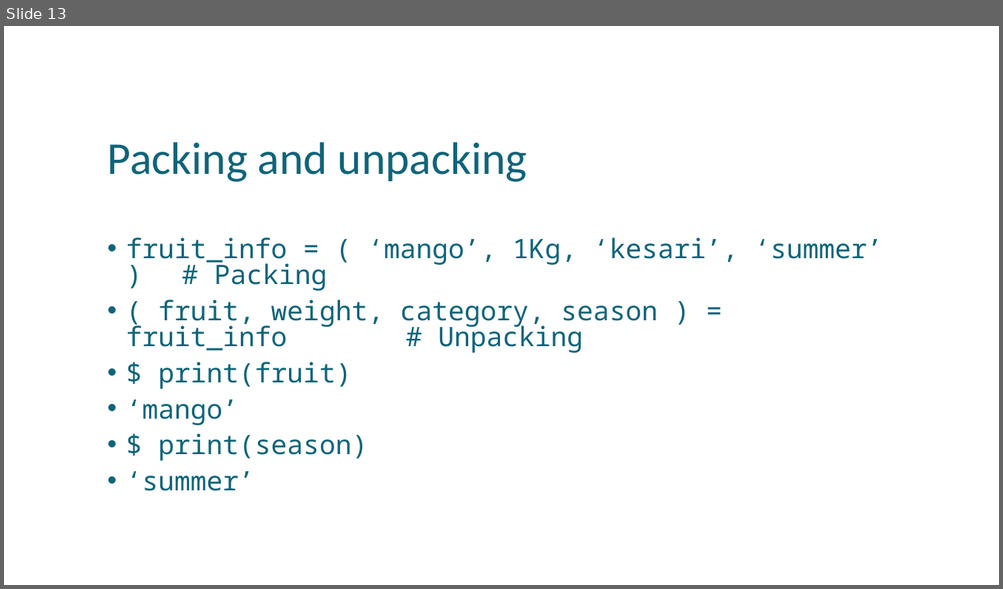
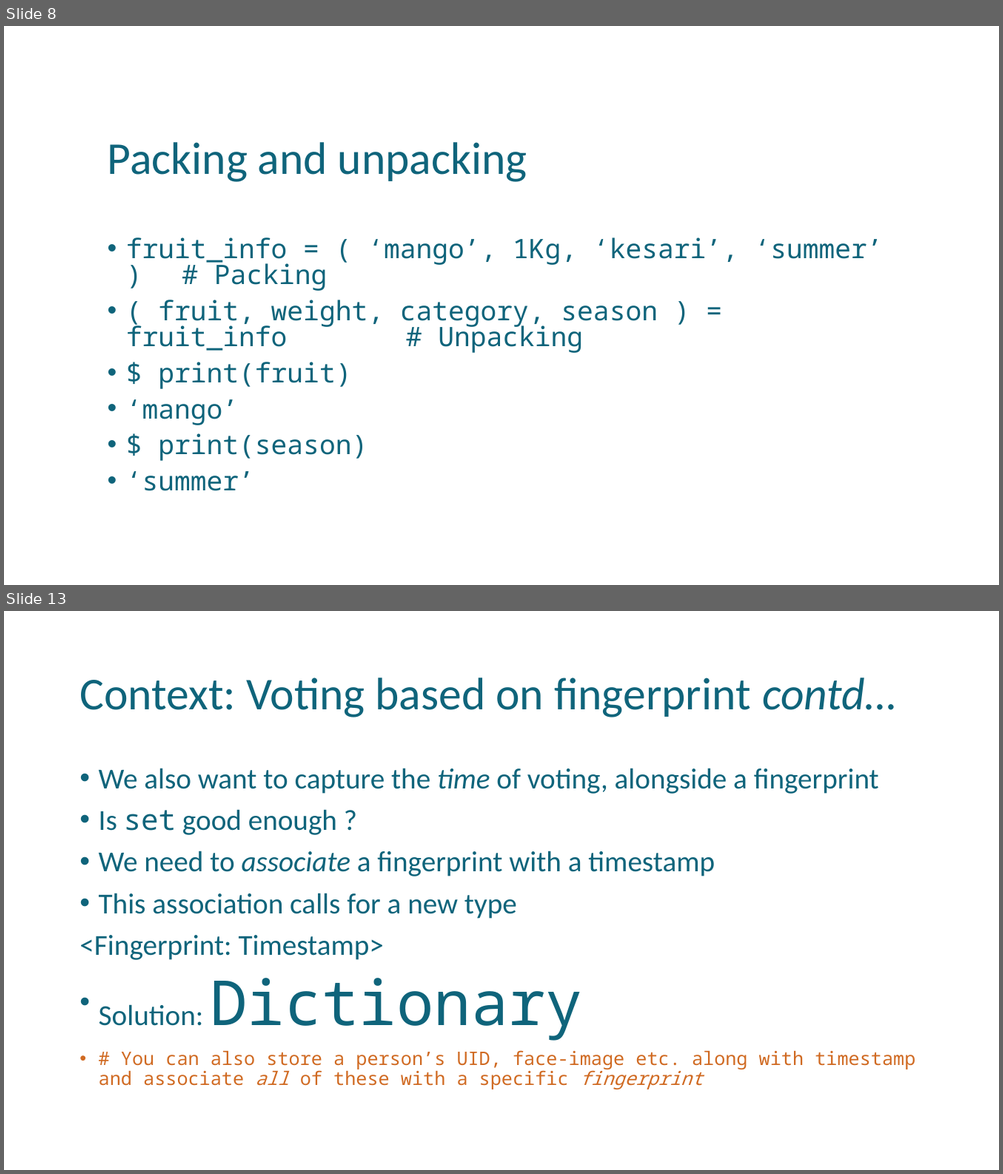
Before and after one commit to uday87j/teach_python, a slide deck: fundamentals/8-Dictionary, Tuple, Range.pptx. Shown one above the other, each under a label of ours: slide 13 before the commit, slides 8 and 13 after it; the slides between them are not shown. The pictures are 1003x589 and 1003x1174 pixels, drawn with LibreOffice and Linux fonts; fonts in the diff are those of the drawing. Boxes give left, top, right and bottom in pixels: in the first picture for what was removed or moved away, otherwise in the second. Text is boxed around its words. In the diff, an @@ line names an element or a change of style, - is before the commit and + after.

```diff
--- a/fundamentals/8-Dictionary, Tuple, Range.pptx
+++ b/fundamentals/8-Dictionary, Tuple, Range.pptx
@@ slide 13 added at [4, 611, 999, 1170], background #FFFFFF @@
@@ title added at [79, 678, 896, 718], 44 pt, text #0F647B @@
+Context: Voting based on fingerprint contd…
@@ text added at [79, 768, 915, 1090], 28 pt, text #0F647B @@
+• We also want to capture the time of voting, alongside a fingerprint
+• Is set good enough ?
+• We need to associate a fingerprint with a timestamp
+• This association calls for a new type
+<Fingerprint: Timestamp>
+• Solution: Dictionary
+• # You can also store a person’s UID, face-image etc. along with timestamp and associate all of these with a specific fingerprint
@@ what was slide 13 is now slide 8 @@
```
Also in this commit, not shown: 5 slides changed, 7 other slides added, 1 other file.
